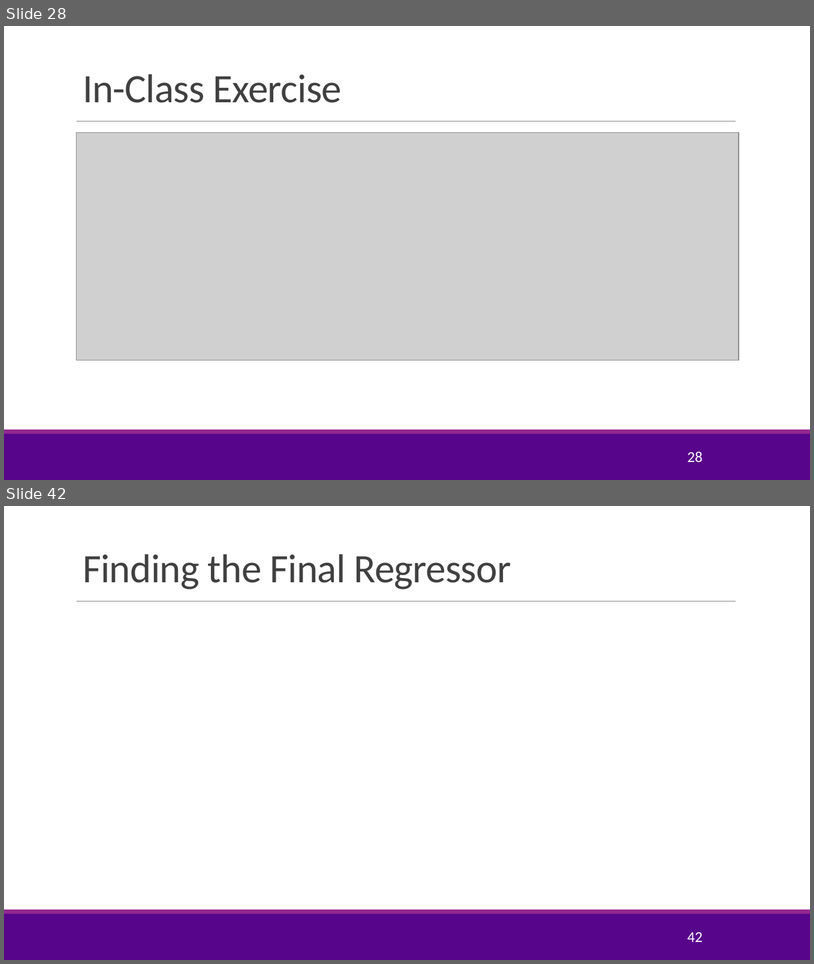
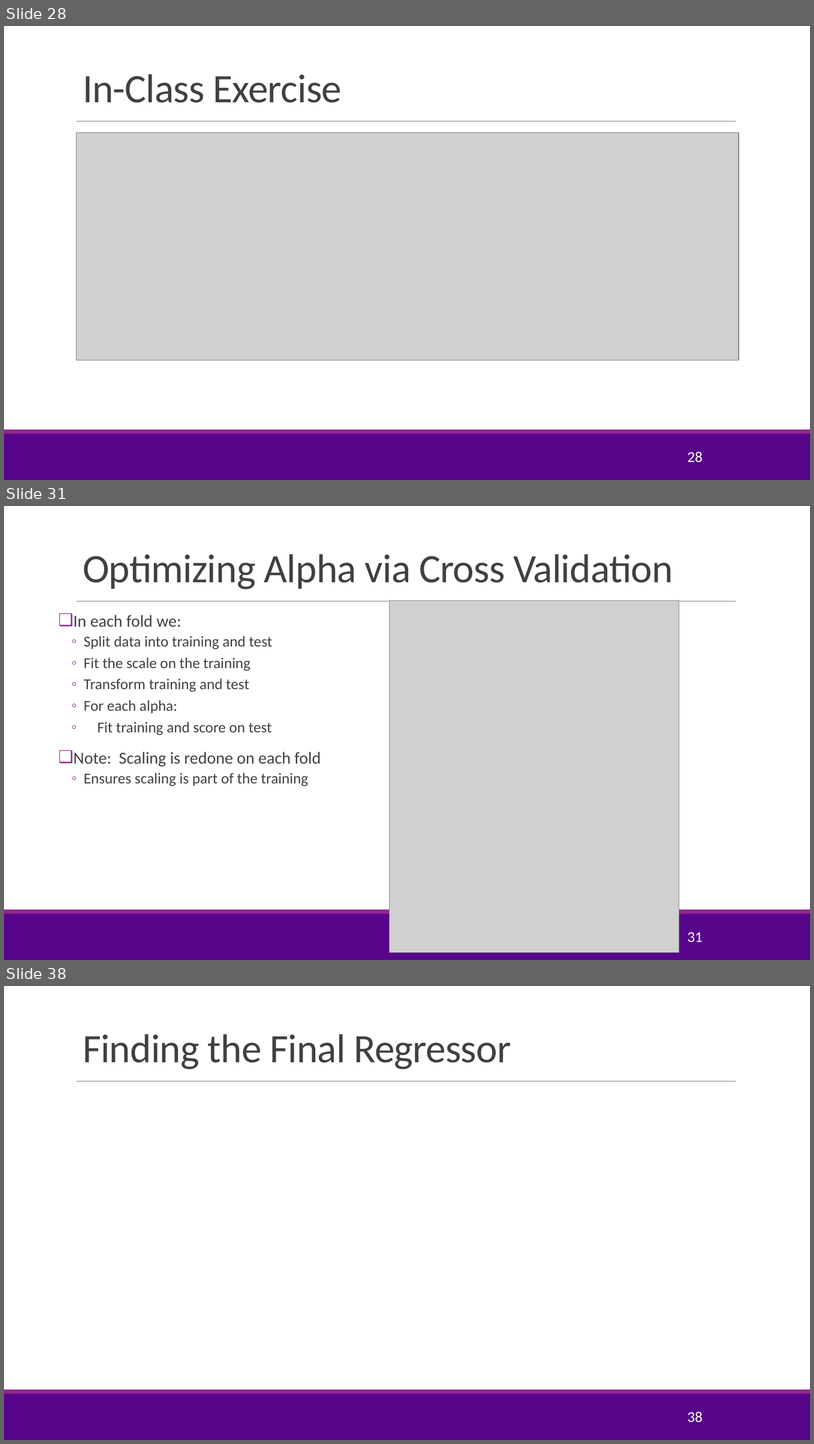
Before and after one commit to sdrangan/introml, a slide deck: lectures/Lect05_Lasso.pptx. Shown one above the other, each under a label of ours: slides 28 and 42 before the commit, slides 28, 31 and 38 after it; the slides between them are not shown. The pictures are 814x964 and 814x1444 pixels, drawn with LibreOffice and Linux fonts; fonts in the diff are those of the drawing; grey boxes stand for pictures; background and template pictures are left out. Boxes give left, top, right and bottom in pixels: in the first picture for what was removed or moved away, otherwise in the second. Text is boxed around its words. In the diff, an @@ line names an element or a change of style, - is before the commit and + after.

```diff
--- a/lectures/Lect05_Lasso.pptx
+++ b/lectures/Lect05_Lasso.pptx
@@ slide 31 added at [4,506,810,960], background #FFFFFF; not listed: 3 template elements that a slide beside it also shows @@
@@ title added at [83,554,673,589], 48 pt, text #404040 @@
+Optimizing Alpha via Cross Validation
@@ picture added at [390,600,680,952] @@
@@ text added at [74,615,321,786], 18 pt, text #404040 @@
+❑ In each fold we:
+  ◦ Split data into training and test
+  ◦ Fit the scale on the training
+  ◦ Transform training and test
+  ◦ For each alpha:
+  ◦ Fit training and score on test
+❑ Note: Scaling is redone on each fold
+  ◦ Ensures scaling is part of the training
@@ page number added at [687,931,703,942], 18 pt, text #FFFFFF @@
+31
@@ what was slide 42 is now slide 38 @@
@@ page number at [687,1411,703,1422]: text changed @@
-42
+38
```
Also in this commit, not shown: 5 slides changed, 7 other slides added, 7 slides removed, 1 other file.
